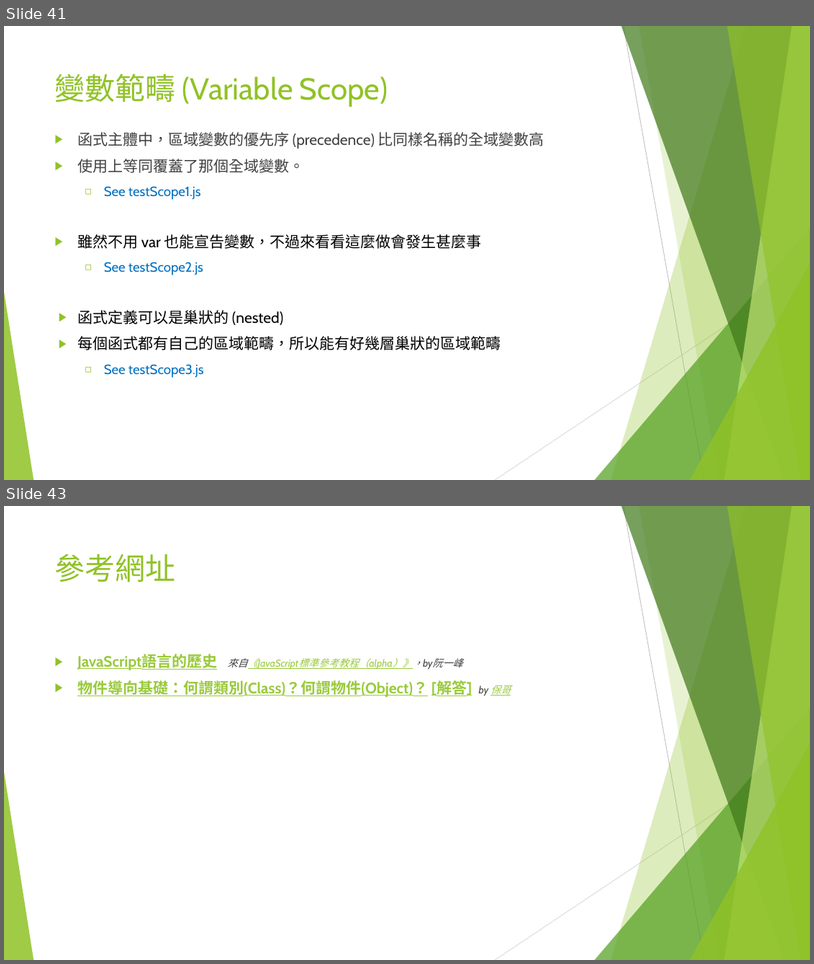
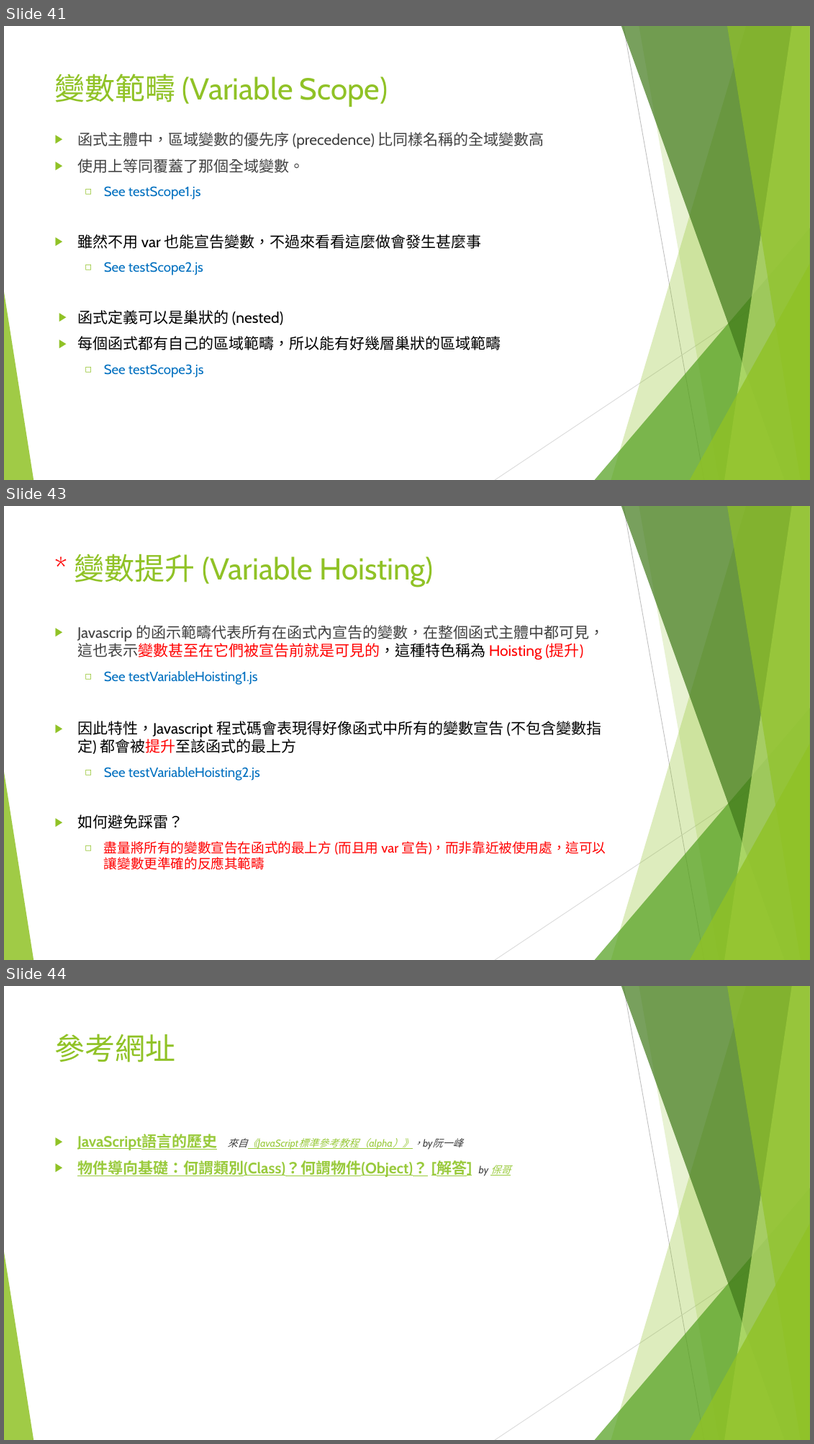
Before and after one commit to adennis1984/IntroduceWebFrontEnd, a slide deck: Part-1-Type-Value-Variable/Web 前端入門(一).pptx. Shown one above the other, each under a label of ours: slides 41 and 43 before the commit, slides 41, 43 and 44 after it; the slides between them are not shown. The pictures are 814x964 and 814x1444 pixels, drawn with LibreOffice and Linux fonts; fonts in the diff are those of the drawing. Boxes give left, top, right and bottom in pixels: in the first picture for what was removed or moved away, otherwise in the second. Text is boxed around its words. In the diff, an @@ line names an element or a change of style, - is before the commit and + after.

```diff
--- a/Part-1-Type-Value-Variable/Web 前端入門(一).pptx
+++ b/Part-1-Type-Value-Variable/Web 前端入門(一).pptx
@@ slide 43 added at <box>4,506,810,960</box>, background #FFFFFF; not listed: 10 template elements that a slide beside it also shows @@
@@ title added at <box>75,554,434,587</box>, 36 pt, text #90C226 @@
+* 變數提升 (Variable Hoisting)
@@ text added at <box>77,625,607,870</box>, 18 pt, text #FF0000 @@
+▶ Javascrip 的函示範疇代表所有在函式內宣告的變數，在整個函式主體中都可見，這也表示變數甚至在它們被宣告前就是可見的，這種特色稱為 Hoisting (提升)
+  ◻ See testVariableHoisting1.js
+▶ 因此特性，Javascript 程式碼會表現得好像函式中所有的變數宣告 (不包含變數指定) 都會被提升至該函式的最上方
+  ◻ See testVariableHoisting2.js
+▶ 如何避免踩雷？
+  ◻ 盡量將所有的變數宣告在函式的最上方 (而且用 var 宣告)，而非靠近被使用處，這可以讓變數更準確的反應其範疇
@@ what was slide 43 is now slide 44 @@
```
Also in this commit, not shown: 1 slide changed, 3 other files.
